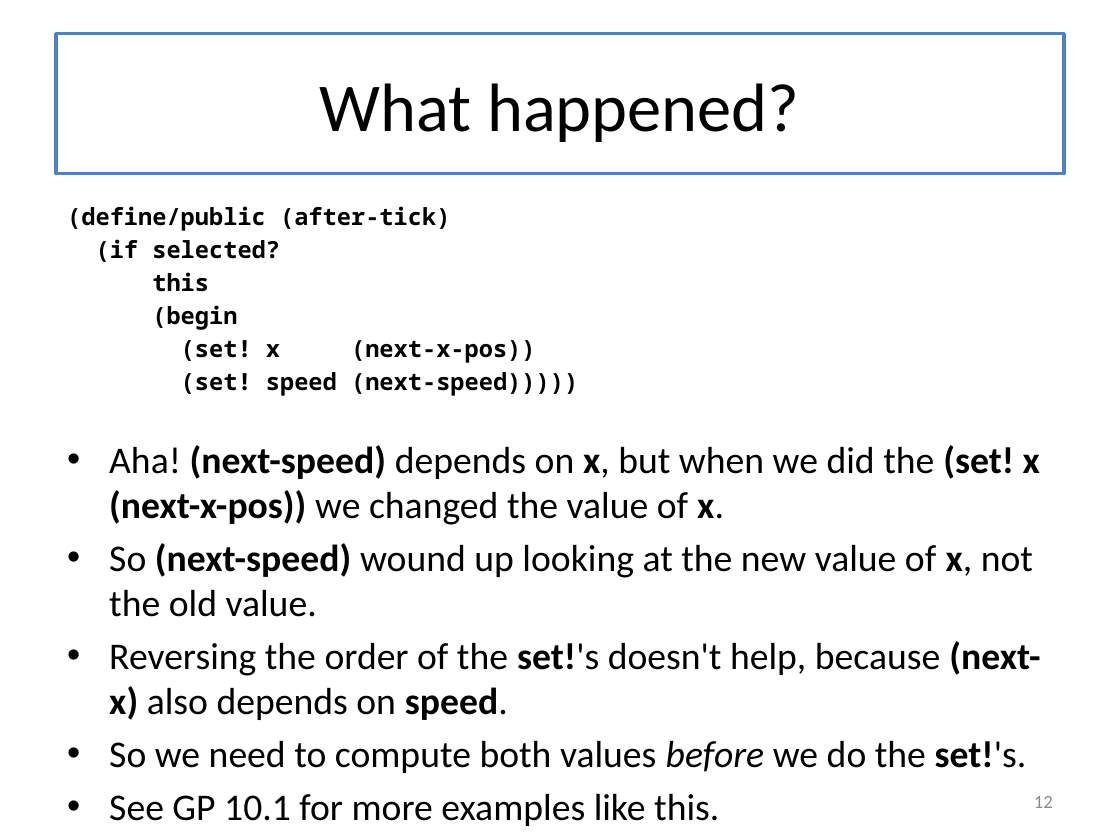
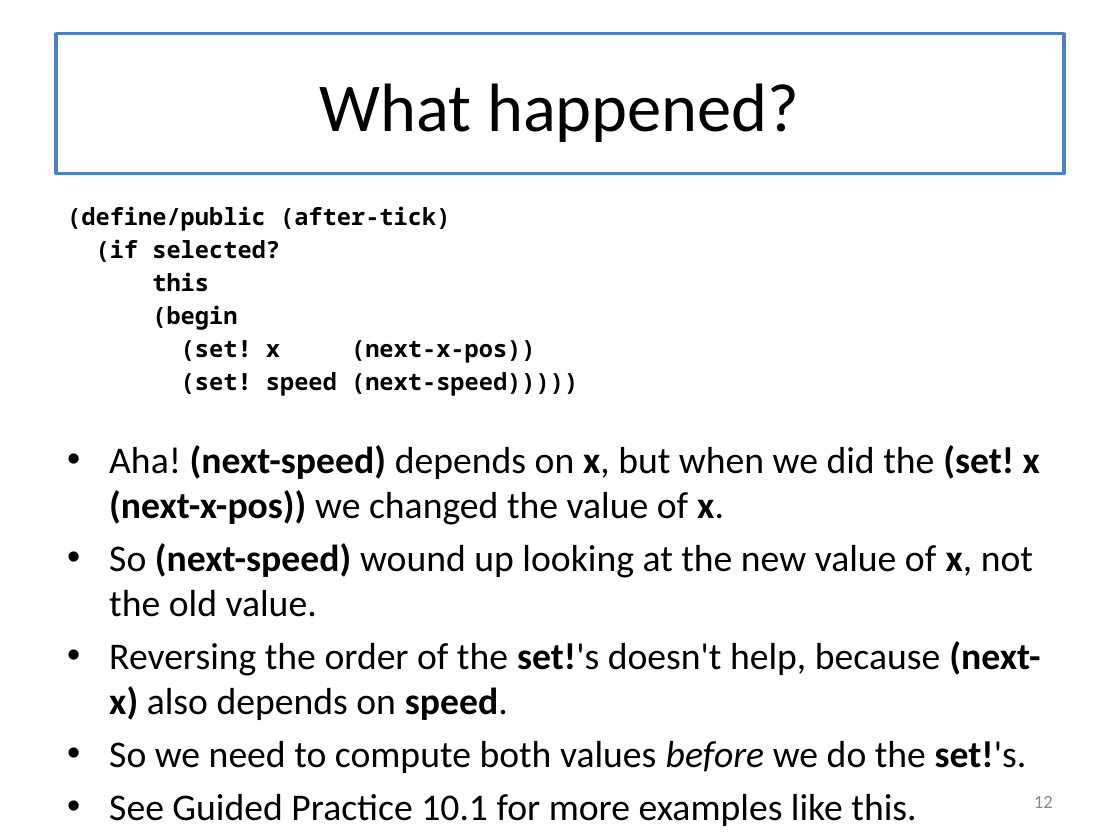
Before and after one commit to mwand/cs5010f16, a slide deck: slide 12 of Slides/Lesson 10.7 Testing Mutable Objects.pptx. Drawn at 1120x840 pixels with LibreOffice and Linux fonts; fonts in the diff are those of the drawing. Boxes give left, top, right and bottom in pixels: in the first picture for what was removed or moved away, otherwise in the second. Text is boxed around its words. In the diff, an @@ line names an element or a change of style, - is before the commit and + after.

```diff
--- a/Slides/Lesson 10.7 Testing Mutable Objects.pptx
+++ b/Slides/Lesson 10.7 Testing Mutable Objects.pptx
@@ text at bbox=[109, 794, 916, 826]: text changed @@
-• See GP 10.1 for more examples like this.
+• See Guided Practice 10.1 for more examples like this.
```
Also in this commit, not shown: 6 other files.
